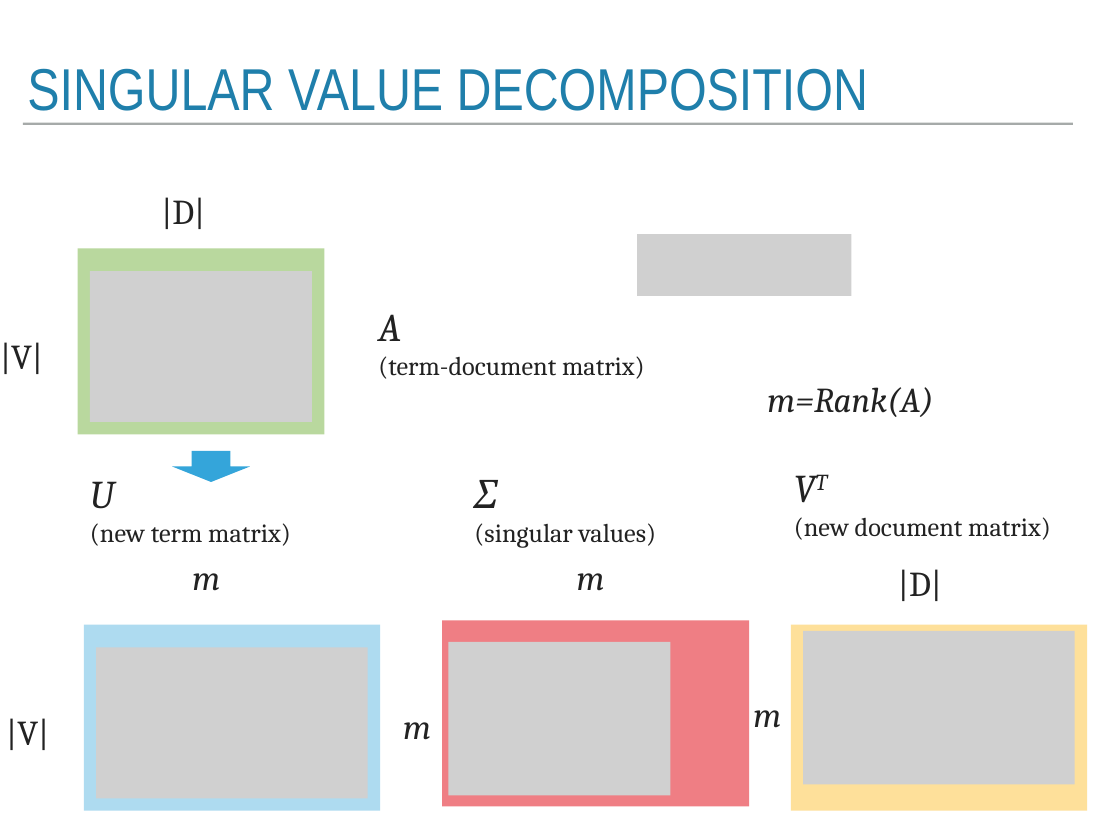
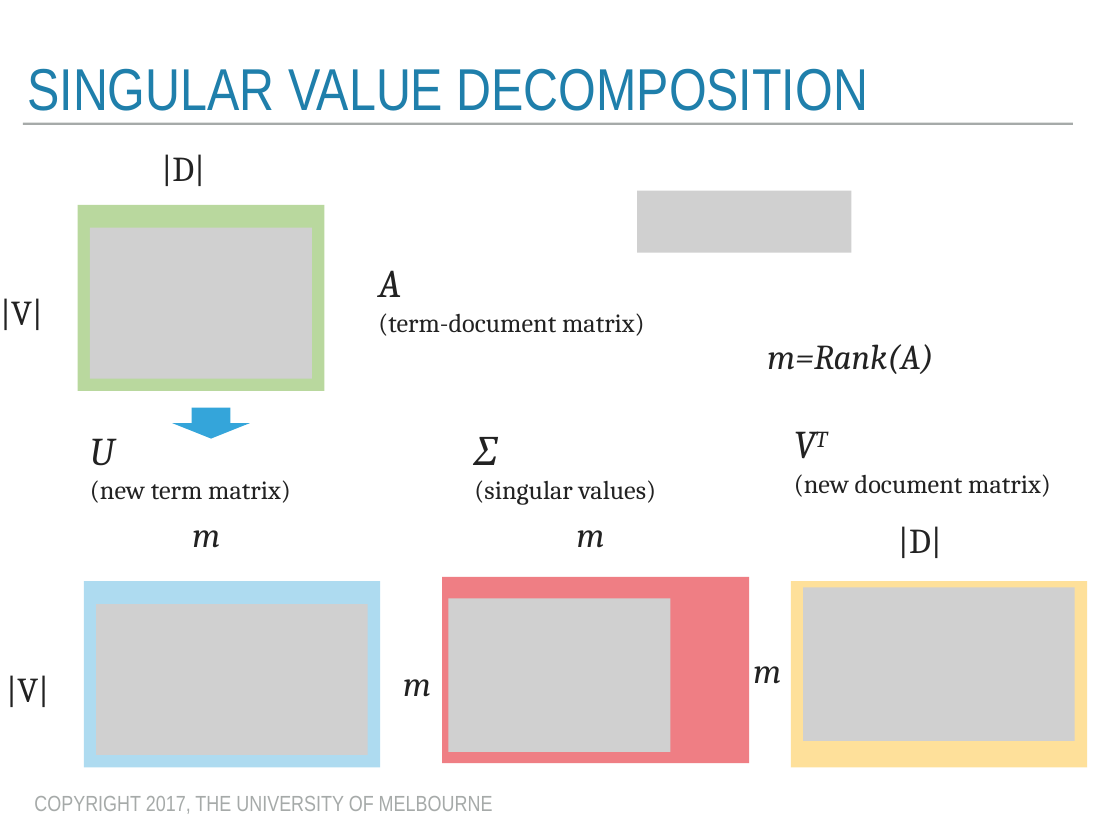
Before and after one commit to trevorcohn/comp90042, a slide deck: slide 15 of slides/WSTA_L9_distributional_semantics.pptx. Drawn at 1120x840 pixels with LibreOffice and Linux fonts; fonts in the diff are those of the drawing; grey boxes stand for pictures. Boxes give left, top, right and bottom in pixels: in the first picture for what was removed or moved away, otherwise in the second. Text is boxed around its words. In the diff, an @@ line names an element or a change of style, - is before the commit and + after.

```diff
--- a/slides/WSTA_L9_distributional_semantics.pptx
+++ b/slides/WSTA_L9_distributional_semantics.pptx
@@ picture added at bbox=[637, 191, 851, 253] @@
@@ picture removed at bbox=[637, 234, 851, 296] @@
@@ 13 texts, 4 rectangles, 4 pictures, 1 right arrow: place and size @@
-13 texts, 4 rectangles, 4 pictures, 1 right arrow at bbox=[0, 197, 1087, 810]
+13 texts, 4 rectangles, 4 pictures, 1 right arrow at bbox=[0, 154, 1087, 767]
@@ text added at bbox=[34, 796, 493, 814], 20 pt, text #A6AAA9 @@
+COPYRIGHT 2017, THE UNIVERSITY OF MELBOURNE
```
Also in this commit, not shown: 22 other slides changed, 7 other files.
